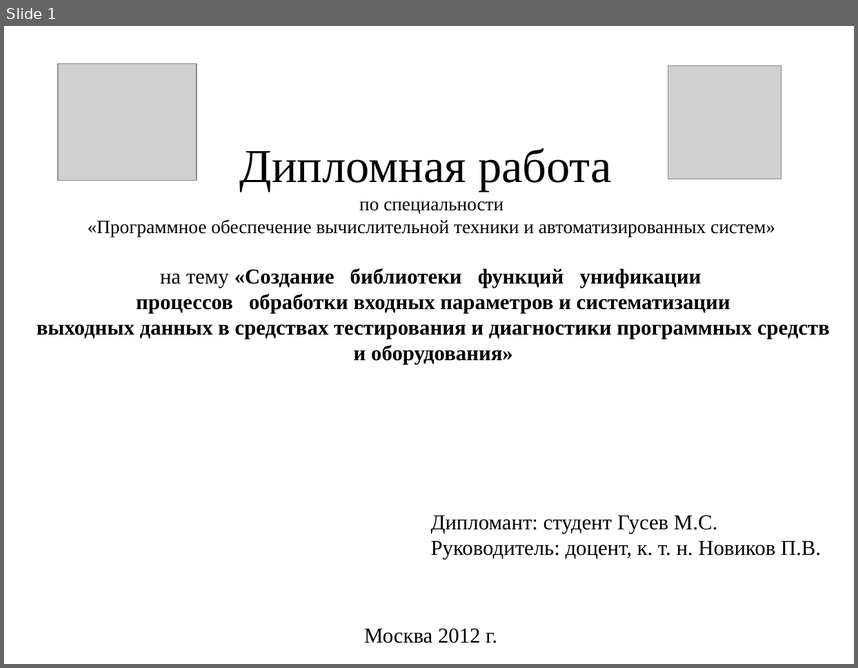
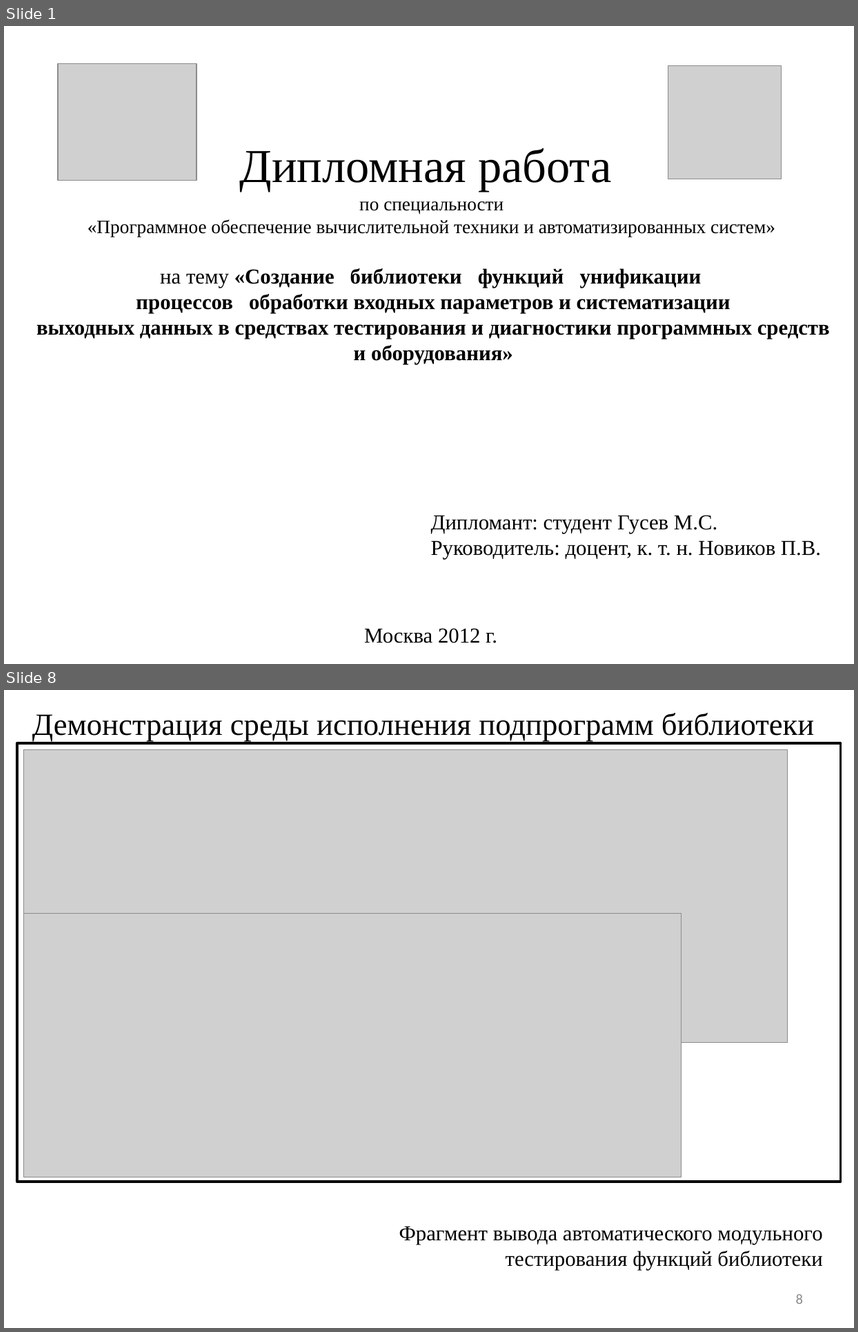
Before and after one commit to nwcfang/diplom_report, a slide deck: presentation/presentation.pptx. Shown one above the other, each under a label of ours: slide 1 before the commit, slides 1 and 8 after it; the slides between them are not shown. The pictures are 858x668 and 858x1332 pixels, drawn with LibreOffice and Linux fonts; fonts in the diff are those of the drawing; grey boxes stand for pictures. Boxes give left, top, right and bottom in pixels: in the first picture for what was removed or moved away, otherwise in the second. Text is boxed around its words. In the diff, an @@ line names an element or a change of style, - is before the commit and + after.

```diff
--- a/presentation/presentation.pptx
+++ b/presentation/presentation.pptx
@@ slide 8 added at bbox=[4, 690, 854, 1328], background #FFFFFF @@
@@ title added at bbox=[32, 713, 814, 741], 26.1 pt, text #000000 @@
+Демонстрация среды исполнения подпрограмм библиотеки
@@ rectangle added at bbox=[18, 742, 842, 1181], outline #000000 2 pt @@
@@ picture added at bbox=[23, 749, 787, 1042] @@
@@ picture added at bbox=[23, 914, 681, 1177] @@
@@ text added at bbox=[399, 1225, 822, 1270], 18 pt, text #000000 @@
+Фрагмент вывода автоматического модульного
+тестирования функций библиотеки
@@ page number added at bbox=[796, 1294, 803, 1303], 12 pt, text #8C8C8C @@
+8
```
Also in this commit, not shown: 2 slides changed, 9 other slides added, 10 other files.
